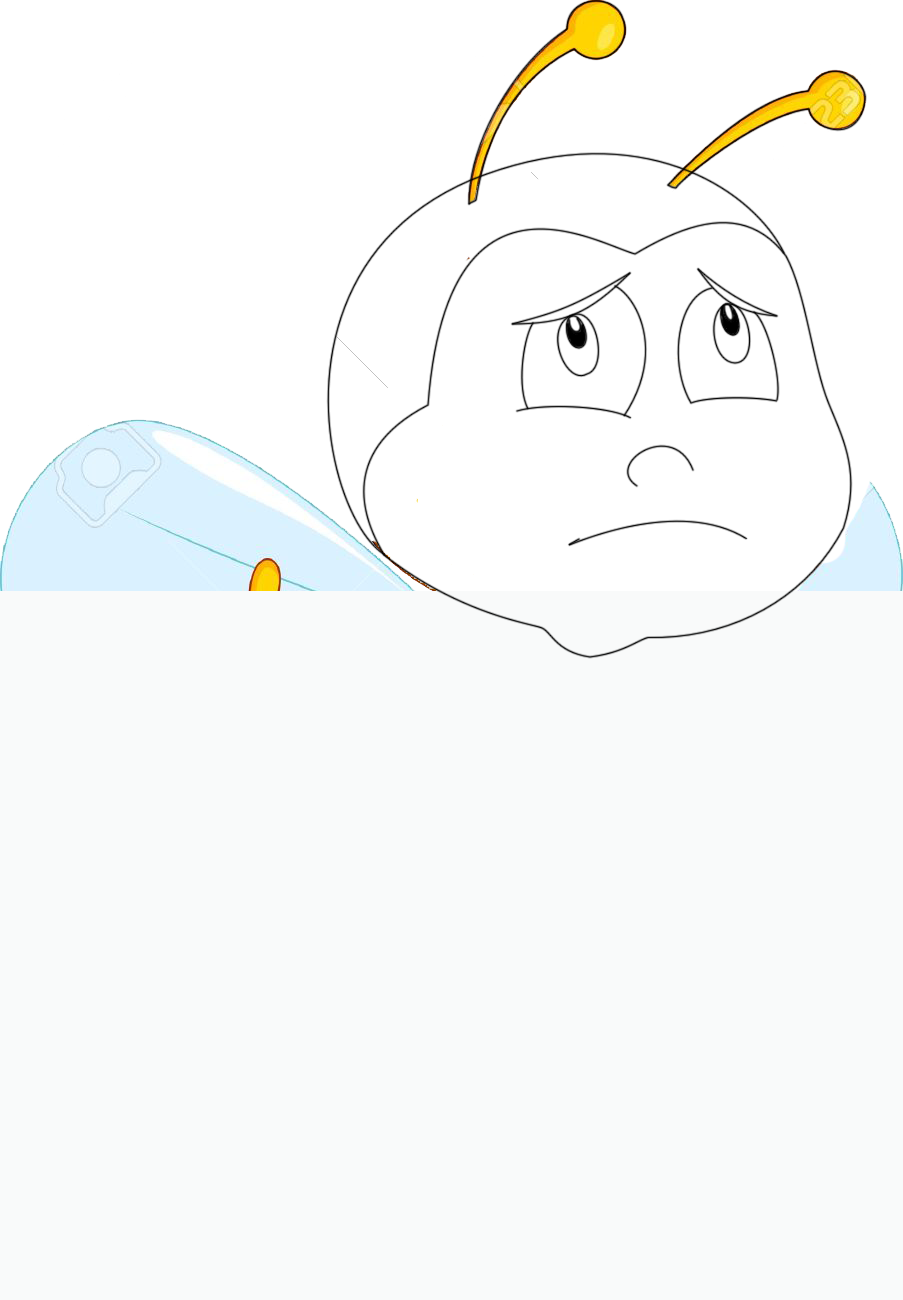
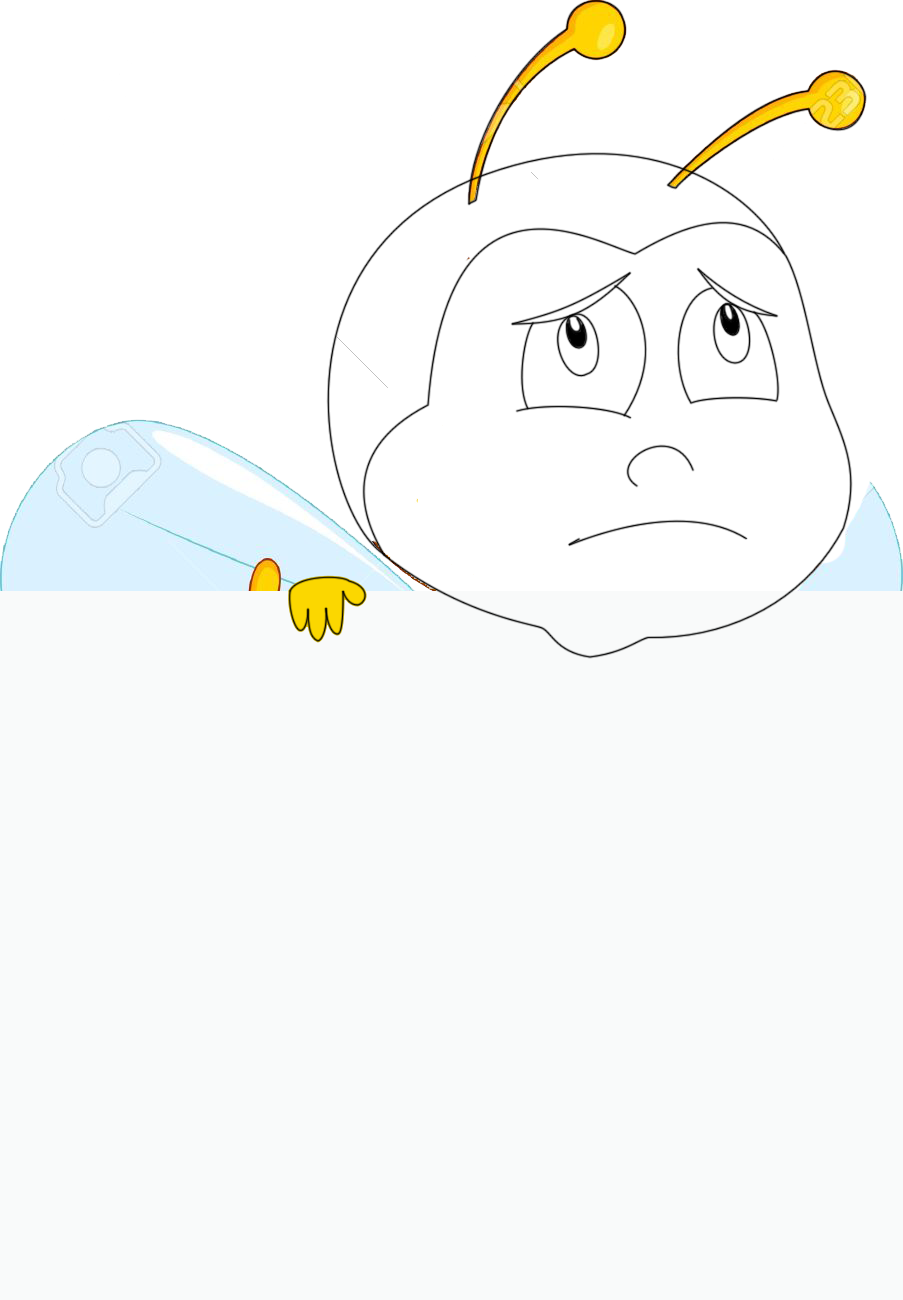
Comparing the layer stacks of the two 903px x 1300px images. Changes:
added layer "hands" above "Layer 3" over [288, 575, 367, 643]
